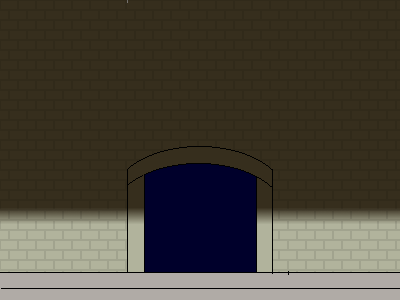
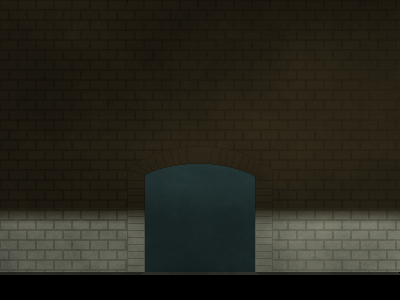
The second w=400, h=300 image is a revision of the first. Changes to its layers:
painted on "Layer" over <box>126,0,272,225</box>
"Layer #1": opacity 12% → 37%, painted on it over <box>0,0,400,273</box>
removed layer "warehouse.png" over <box>0,0,400,300</box>
added layer "g" (multiply, 80%) above "w.png" over <box>0,0,400,300</box>
added layer "w.png" over <box>0,0,400,300</box>
